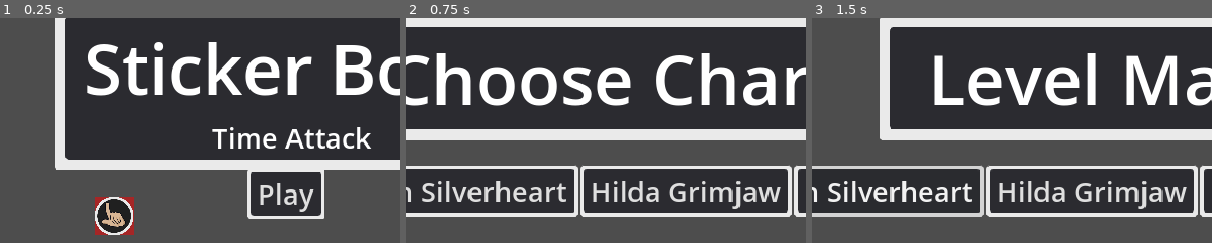
Above: before the commit, frames 1-3 (left to right).
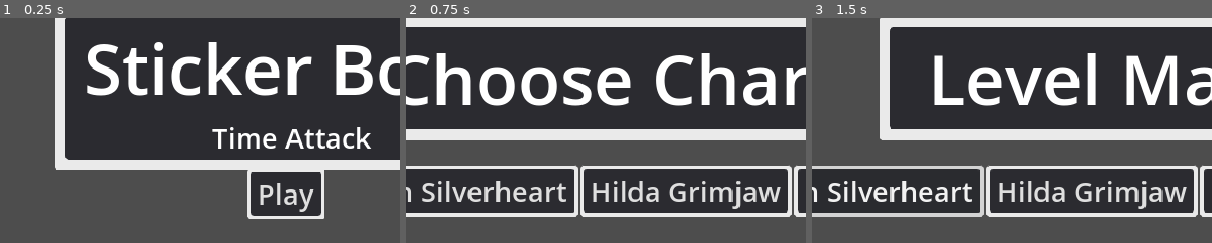
Above: after the commit, the same moments.

Repository: MajorZiploc/sticker_book_moments
Game: Godot game, scene res://scenes/title_scene.tscn
The game is run twice, just before and just after one commit, with the same random seed, the same clock (stepped at 60 frames per second) and the same inputs.
Inputs:
- Up to frame 1 (0.25 s): no input
- Up to frame 2 (0.75 s): click "Play" at 0.5 s
- Up to frame 3 (1.5 s): click "Raven Silverheart" at 1.25 s
The pictures show only the part of the screen within x 14-64%, y 14-64%; the shares and areas given below are measured in that part.

The runs differ from the first frame. In frame 1, 1.6% of the frame differs, in the area x 23-34%, y 79-97%; in frame 2, nothing differs; in frame 3, nothing differs.

Commit message:
-title scene testing

Diff:
--- a/scenes/title_scene.gd
+++ b/scenes/title_scene.gd
@@ -1,8 +1,5 @@
 extends Node2D
 class_name TitleScene
-
-@onready var s = $Sprite2D;
-# need this rect to be offset based on where the sprite is. as of nwo, it just tells me the size of the sprite
 
 func _on_play_btn_button_up():
   SceneSwitcher.change_scene("res://scenes/choose_char.tscn", {})
@@ -10,54 +7,6 @@
 func _ready():
   AppState.load_data(AppState.current_data_file_name);
   OptionsHelper.set_options();
-  print(s.get_rect());
-  s.scale = Vector2(0.7, 0.7);
-
 
 func _input(event: InputEvent):
-  if event.is_action_pressed("tap"):
-
-    # Get the size of the sprite
-    var rect_size = s.get_texture().get_size() * s.scale
-    # Get the global position of the sprite
-    var sprite_position = s.global_position - (Vector2(80, 80) * s.scale);
-    # Create a new Rect2 using the sprite's position and size
-    var sprite_rect = Rect2(sprite_position, rect_size)
-
-    # print('s.get_rect()')
-    # print(s.get_rect())
-    print('event.position')
-    print(event.position)
-    print('sprite_rect')
-    print(sprite_rect)
-    print('to_local(event.position)')
-    print(to_local(event.position))
-    print('make_input_local(event).position')
-    print(make_input_local(event).position) # THIS IS IT!!
-    if sprite_rect.has_point(make_input_local(event).position):
-      print('hit')
   SceneHelper.process_input(event);
-
-func _draw():
-  # Get the size of the sprite
-  var rect_size = s.get_texture().get_size() * s.scale
-  # Get the global position of the sprite
-  var sprite_position = s.global_position - (Vector2(80, 80) * s.scale);
-  # Create a new Rect2 using the sprite's position and size
-  var sprite_rect = Rect2(sprite_position, rect_size)
-
-  print('left press')
-  print('s.get_rect()')
-  print(s.get_rect())
-  draw_rect(sprite_rect, Color(1, 0, 0, 0.5))
-
-func _on_animatable_body_2d_mouse_entered():
-  print('entered')
-
-
-func _on_animatable_body_2d_mouse_shape_entered(shape_idx):
-  print('entered shape')
-
-
-func _on_animatable_body_2d_input_event(viewport, event, shape_idx):
-  print('input event')
--- a/scenes/title_scene.tscn
+++ b/scenes/title_scene.tscn
@@ -1,7 +1,6 @@
-[gd_scene load_steps=3 format=3 uid="uid://c76wd8iwrix3h"]
+[gd_scene load_steps=2 format=3 uid="uid://c76wd8iwrix3h"]
 
 [ext_resource type="Script" path="res://scenes/title_scene.gd" id="1_fopmr"]
-[ext_resource type="Texture2D" uid="uid://dgwb5nqn5anfr" path="res://art/my/ui/qte_btn/finger/normal.png" id="2_apx1t"]
 
 [node name="title_scene" type="Node2D"]
 script = ExtResource("1_fopmr")
@@ -77,8 +76,4 @@
 position = Vector2(830, 361)
 zoom = Vector2(0.5, 0.5)
 
-[node name="Sprite2D" type="Sprite2D" parent="."]
-position = Vector2(332, 459)
-texture = ExtResource("2_apx1t")
-
 [connection signal="button_up" from="ui_root/ui/play/btn" to="." method="_on_play_btn_button_up"]
